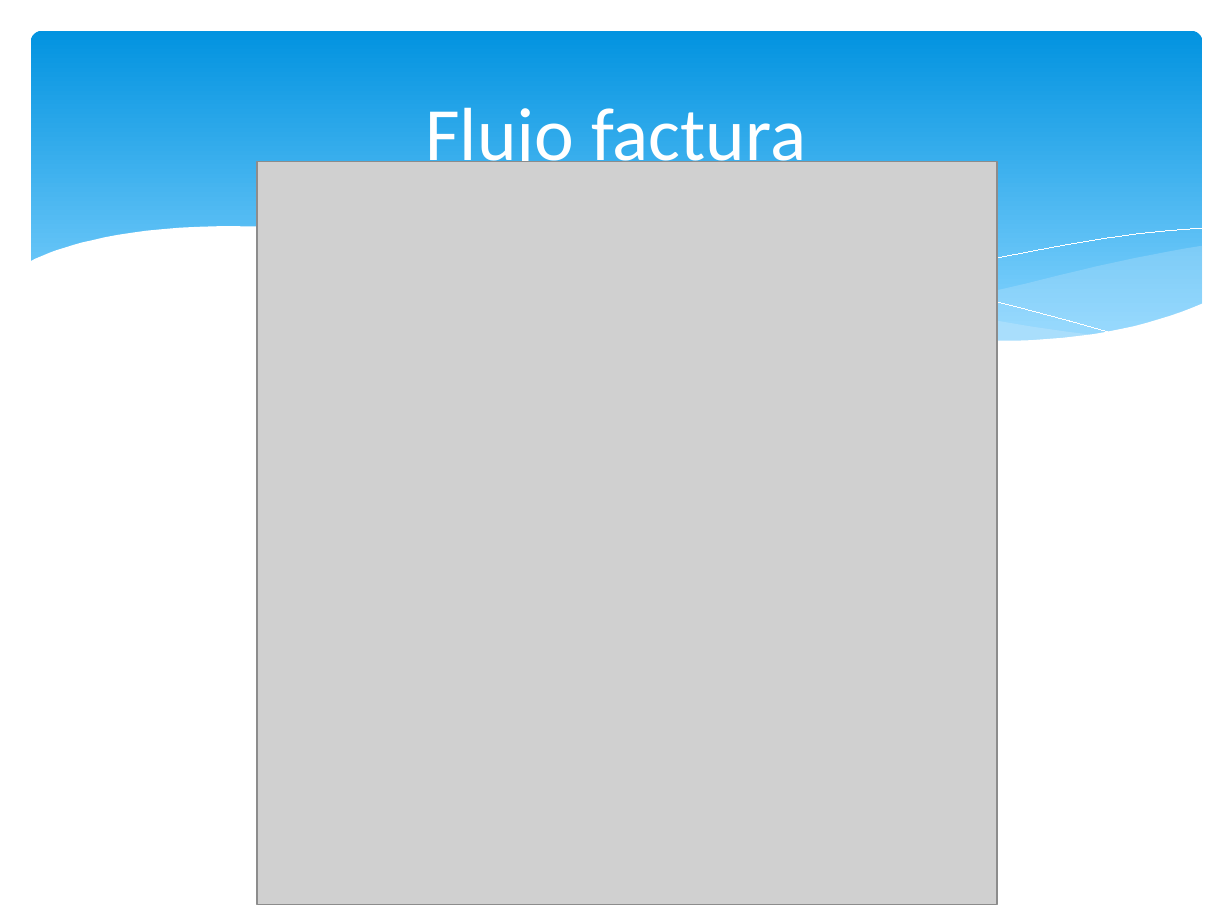
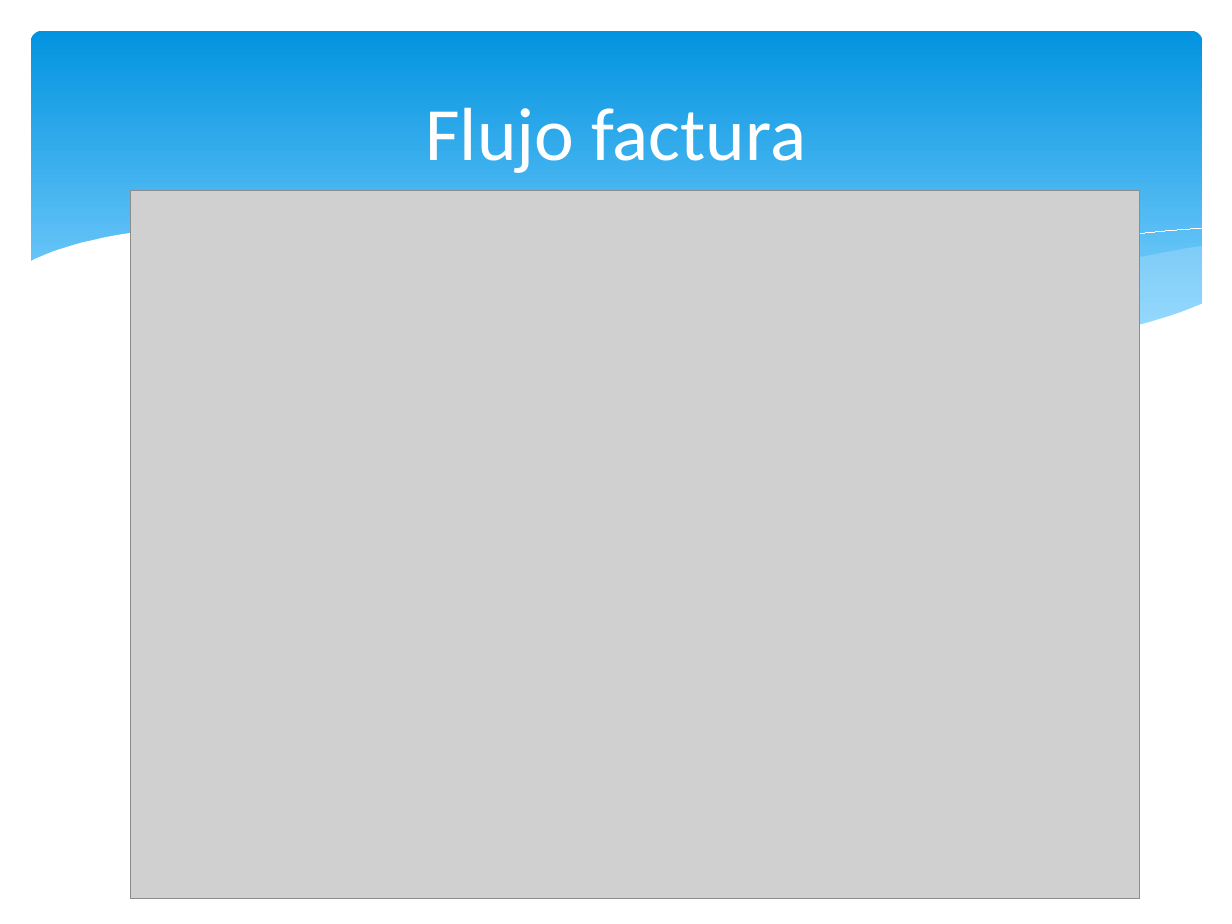
Before and after one commit to igodeveloper/infocomedor, a slide deck: slide 28 of presentacion/INFOCOMEDOR - PPT.pptx. Drawn at 1232x924 pixels with LibreOffice and Linux fonts; fonts in the diff are those of the drawing; grey boxes stand for pictures. Boxes give left, top, right and bottom in pixels: in the first picture for what was removed or moved away, otherwise in the second. Text is boxed around its words. In the diff, an @@ line names an element or a change of style, - is before the commit and + after.

```diff
--- a/presentacion/INFOCOMEDOR - PPT.pptx
+++ b/presentacion/INFOCOMEDOR - PPT.pptx
@@ picture: place and size @@
-picture at bbox=[257, 161, 998, 906]
+picture at bbox=[131, 191, 1140, 899]
@@ freeform shape removed at bbox=[352, 228, 1099, 342] @@
@@ freeform shape removed at bbox=[381, 230, 1117, 335] @@
```
Also in this commit, not shown: 1 other slide changed, 3 other files.
